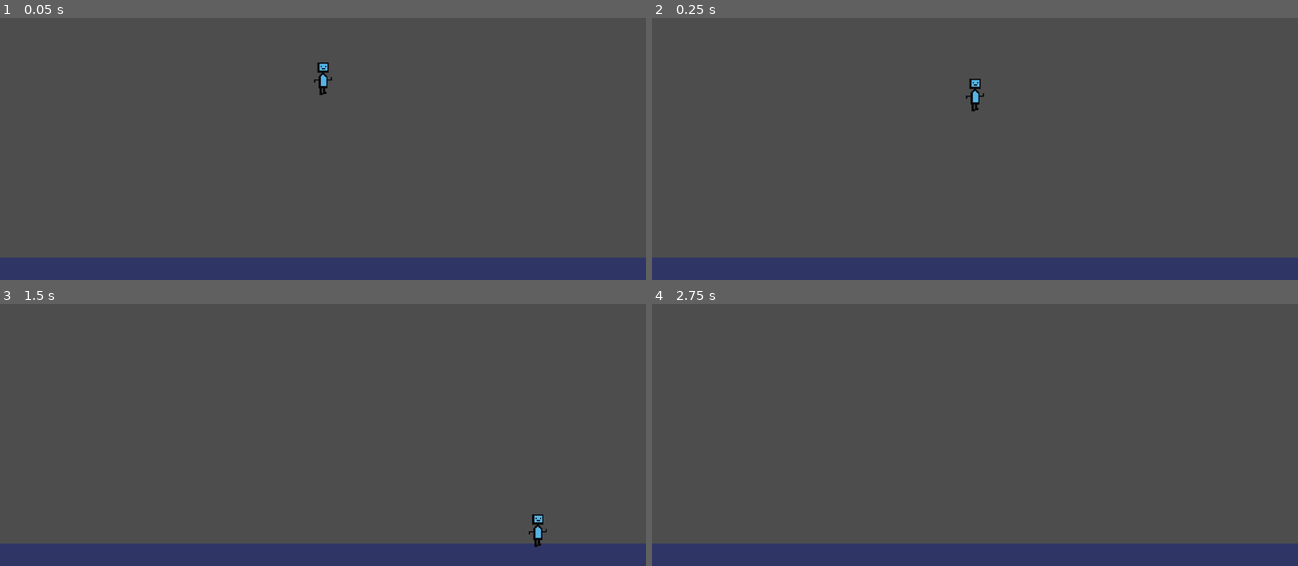
Above: before the commit, frames 1-4 (two rows, left to right).
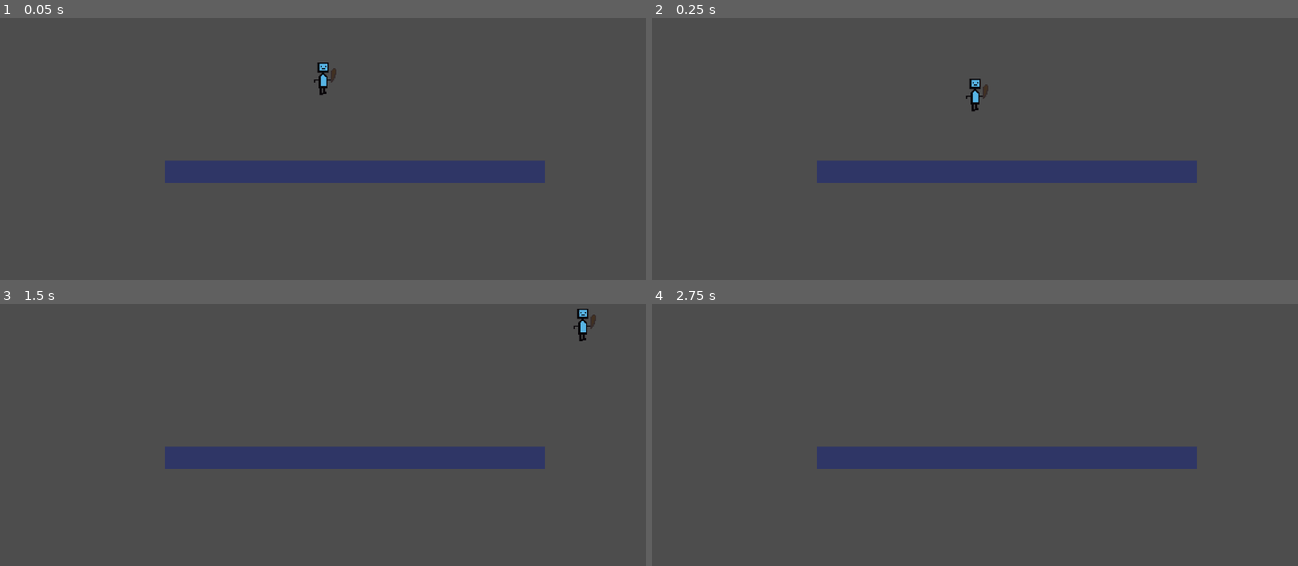
Above: after the commit, the same moments.

Repository: imaGecko/project-gubbel
Game: Godot game, scene res://player_movement_test_level.tscn
Two runs of this game, one before a commit and one after it. Both use one fixed random seed, a clock stepped at 60 frames per second and the inputs below. Before the commit the project has no main scene; this scene is started directly in both runs.
Inputs:
- Up to frame 1 (0.05 s): no input
- Up to frame 2 (0.25 s): no input
- Up to frame 3 (1.5 s): tap Enter at 0.5 s; hold D (right) from 0.53 s (still down); tap W (jump) at 0.77 s
- Up to frame 4 (2.75 s): tap W (jump) at 1.52 s; release D (right) at 2.03 s; hold A (left) from 2.03 s (still down)

The runs differ from the first frame. In frame 1, 14% of the frame differs, in the area x 0-100%, y 19-100%; in frame 2, 14%; in frame 3, 14%, in the area x 0-100%, y 1-100%; in frame 4, 14%.

Commit message:
club/platform physics

Diff:
--- a/player.gd
+++ b/player.gd
@@ -46,7 +46,7 @@
 
 # Called when the node enters the scene tree for the first time.
 func _ready() -> void:
-	pass # Replace with function body.
+	$WeaponSprite2D.texture = load("res://assets/weapon_club.png")
 
 # Called every frame. 'delta' is the elapsed time since the previous frame.
 func _process(delta: float) -> void:
@@ -64,5 +64,7 @@
 		$AnimatedSprite2D.stop()
 	if direction == 1:
 		$AnimatedSprite2D.flip_h = false
+		$WeaponSprite2D.flip_h = false
 	elif direction == -1:
 		$AnimatedSprite2D.flip_h = true
+		$WeaponSprite2D.flip_h = true
--- a/player.tscn
+++ b/player.tscn
@@ -34,3 +34,7 @@
 [node name="CollisionShape2D" type="CollisionShape2D" parent="." unique_id=2084108708]
 position = Vector2(0, 1)
 shape = SubResource("RectangleShape2D_sweqy")
+
+[node name="WeaponSprite2D" type="Sprite2D" parent="." unique_id=1413451044]
+texture_filter = 1
+scale = Vector2(2, 2)
--- a/player_movement_test_level.tscn
+++ b/player_movement_test_level.tscn
@@ -5,8 +5,14 @@
 
 [node name="PlayerMovementTestLevel" type="Node2D" unique_id=1937860516]
 
-[node name="TestPlatform" parent="." unique_id=1715468361 instance=ExtResource("2_hrkkp")]
-position = Vector2(576, 628)
-
 [node name="Player" parent="." unique_id=227743052 instance=ExtResource("1_wmgoq")]
 position = Vector2(576, 285)
+
+[node name="TestPlatform" parent="." unique_id=1715468361 instance=ExtResource("2_hrkkp")]
+position = Vector2(633, 455)
+
+[node name="ColorRect" parent="TestPlatform" index="0" unique_id=549063473]
+offset_left = -339.0
+offset_right = 339.0
+
+[editable path="TestPlatform"]
--- a/project.godot
+++ b/project.godot
@@ -11,6 +11,7 @@
 [application]
 
 config/name="Project Gubbel"
+run/main_scene="uid://b5jl7f5rkinbp"
 config/features=PackedStringArray("4.6", "Forward Plus")
 config/icon="res://icon.svg"
 
@@ -34,6 +35,7 @@
 jump={
 "deadzone": 0.2,
 "events": [Object(InputEventKey,"resource_local_to_scene":false,"resource_name":"","device":-1,"window_id":0,"alt_press …(192 unchanged characters)…
+, Object(InputEventKey,"resource_local_to_scene":false,"resource_name":"","device":-1,"window_id":0,"alt_pressed":false,"shift_pressed":false,"ctrl_pressed":false,"meta_pressed":false,"pressed":false,"keycode":0,"physical_keycode":32,"key_label":0,"unicode":32,"location":0,"echo":false,"script":null)
 ]
 }
 
--- /dev/null
+++ b/test_platform.gd
@@ -0,0 +1,11 @@
+extends StaticBody2D
+
+func _ready() -> void:
+	update_collision()
+
+func update_collision():
+	var rectangle = $ColorRect
+	var collision = $PhysicsCollision
+	var shape = RectangleShape2D.new();
+	shape.size = rectangle.size
+	collision.shape = shape
--- a/test_platform.tscn
+++ b/test_platform.tscn
@@ -1,16 +1,15 @@
 [gd_scene format=3 uid="uid://tnebfd7j6jun"]
+
+[ext_resource type="Script" uid="uid://datw3rfp6cotp" path="res://test_platform.gd" id="1_suhij"]
 
 [sub_resource type="PhysicsMaterial" id="PhysicsMaterial_oda72"]
 
 [sub_resource type="RectangleShape2D" id="RectangleShape2D_suhij"]
-size = Vector2(1152, 40)
 
 [node name="TestPlatform" type="StaticBody2D" unique_id=1715468361]
 physics_material_override = SubResource("PhysicsMaterial_oda72")
+script = ExtResource("1_suhij")
 metadata/_edit_group_ = true
-
-[node name="PhysicsCollision" type="CollisionShape2D" parent="." unique_id=806776556]
-shape = SubResource("RectangleShape2D_suhij")
 
 [node name="ColorRect" type="ColorRect" parent="." unique_id=549063473]
 layout_direction = 4
@@ -26,3 +25,6 @@
 grow_horizontal = 2
 grow_vertical = 2
 color = Color(0.18431373, 0.21176471, 0.4, 1)
+
+[node name="PhysicsCollision" type="CollisionShape2D" parent="." unique_id=806776556]
+shape = SubResource("RectangleShape2D_suhij")
Not shown, changed: docs/ideas.txt
Not shown, added: test_platform.gd.uid
